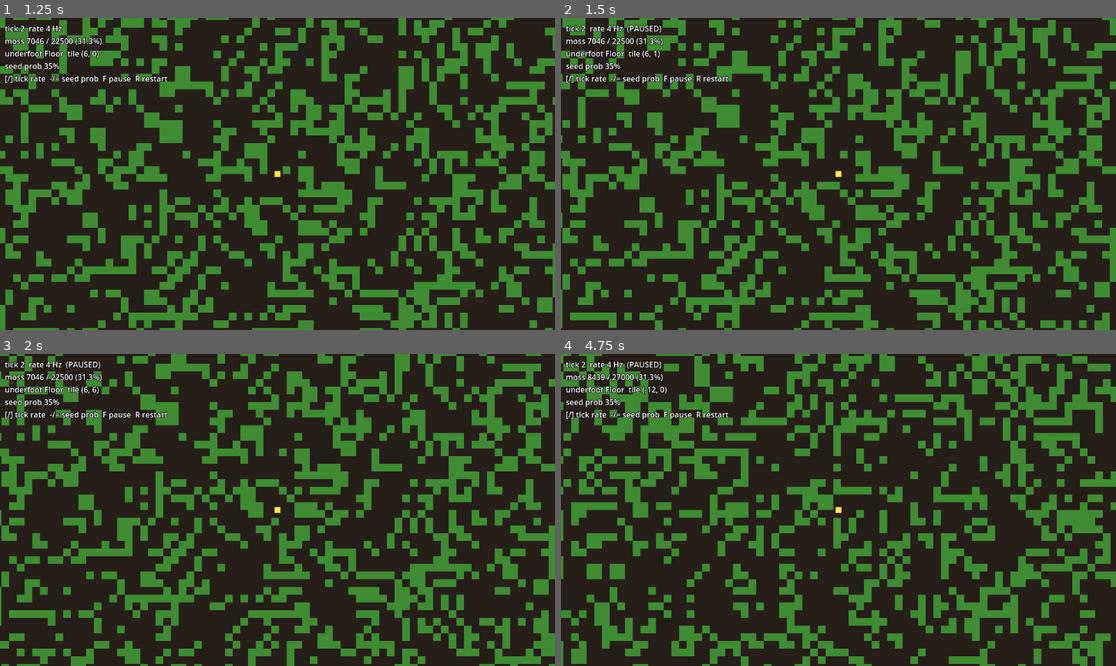
Above: before the commit, frames 1-4 (two rows, left to right).
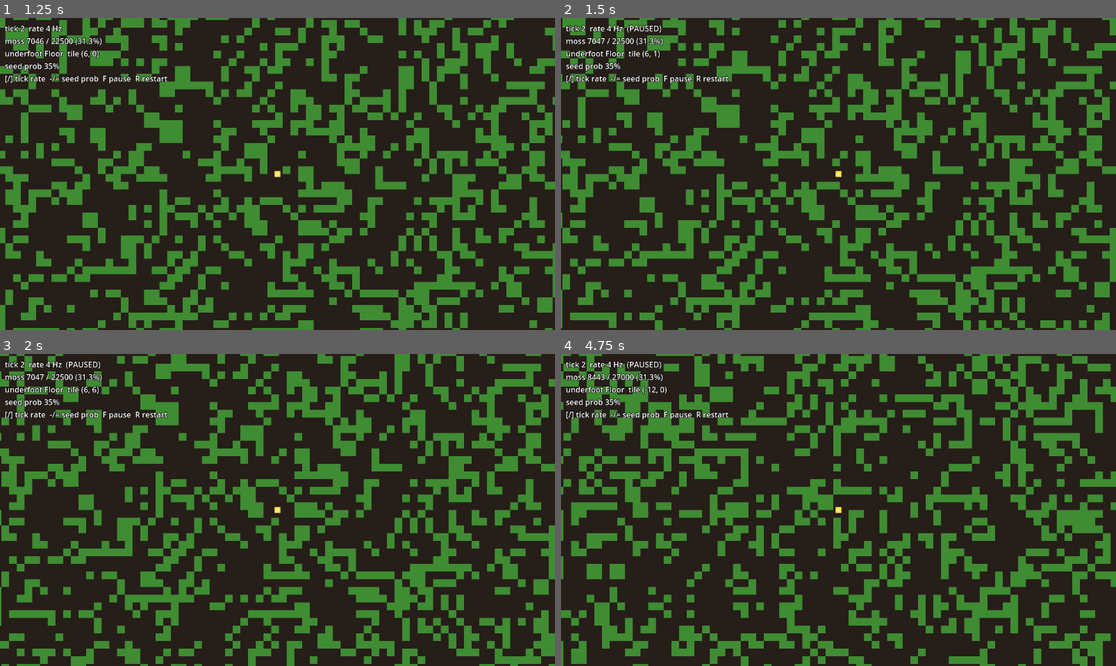
Above: after the commit, the same moments.

Repository: samthorold/godot-exploration
Game: Godot game, scene res://scenes/Main.tscn
The game is run twice, just before and just after one commit, with the same random seed, the same clock (stepped at 60 frames per second) and the same inputs.
Inputs:
- Up to frame 1 (1.25 s): tap Enter at 0.5 s; hold Right (ui_right) from 0.53 s (still down); tap R at 0.6 s
- Up to frame 2 (1.5 s): release Right (ui_right) at 1.28 s; hold Down (ui_down) from 1.28 s (still down); tap F at 1.35 s
- Up to frame 3 (2 s): keep holding Down (ui_down)
- Up to frame 4 (4.75 s): release Down (ui_down) at 2.03 s; hold Right (ui_right) 2.03-2.78 s; tap R at 2.1, 3.6 s; hold Up (ui_up) 2.78-3.53 s; tap F at 2.85, 4.35 s; hold Left (ui_left) from 3.53 s (still down)

Frame 1 is identical in both runs. In frame 2, less than 0.1% of the frame differs, in the area x 7-51%, y 6-48%; in frame 3, less than 0.1%; in frame 4, 0.5%, in the area x 6-77%, y 6-56%.

Commit message:
Add probabilistic moss growth from player footsteps
Player leaving a floor tile has a 15% chance of seeding moss there,
introducing presence-as-influence on the cellular automata substrate.

Co-Authored-By: Claude Opus 4.7 (1M context) <noreply@anthropic.com>

Diff:
--- a/scripts/ChunkManager.gd
+++ b/scripts/ChunkManager.gd
@@ -52,6 +52,16 @@
 		_chunks[key].tiles = next_grids[key]
 		_redraw_tint(key)
 	tick_count += 1
+
+func set_tile_at(wx: int, wy: int, tile_type: int) -> void:
+	var cs := WorldGen.CHUNK_SIZE
+	var cx := floori(float(wx) / float(cs))
+	var cy := floori(float(wy) / float(cs))
+	var key := Vector2i(cx, cy)
+	if key not in _chunks:
+		return
+	_chunks[key].tiles[wy - cy * cs][wx - cx * cs] = tile_type
+	_redraw_tint(key)
 
 func tile_at(wx: int, wy: int) -> int:
 	var cs := WorldGen.CHUNK_SIZE
--- a/scripts/Main.gd
+++ b/scripts/Main.gd
@@ -7,6 +7,8 @@
 
 var tick_rate: float = 4.0
 var tick_accum: float = 0.0
+var footstep_moss_chance: float = 0.15
+var _last_player_tile: Vector2i = Vector2i(0x7FFFFFFF, 0x7FFFFFFF)
 
 func _ready() -> void:
 	randomize()
@@ -65,6 +67,13 @@
 
 	cm.ensure_loaded(player.position)
 
+	var current_tile: Vector2i = player.tile_position()
+	if current_tile != _last_player_tile:
+		if _last_player_tile.x != 0x7FFFFFFF and cm.tile_at(_last_player_tile.x, _last_player_tile.y) == WorldGen.FLOOR:
+			if randf() < footstep_moss_chance:
+				cm.set_tile_at(_last_player_tile.x, _last_player_tile.y, WorldGen.MOSS)
+		_last_player_tile = current_tile
+
 	if not cm.paused:
 		tick_accum += delta
 		var tick_interval := 1.0 / tick_rate
